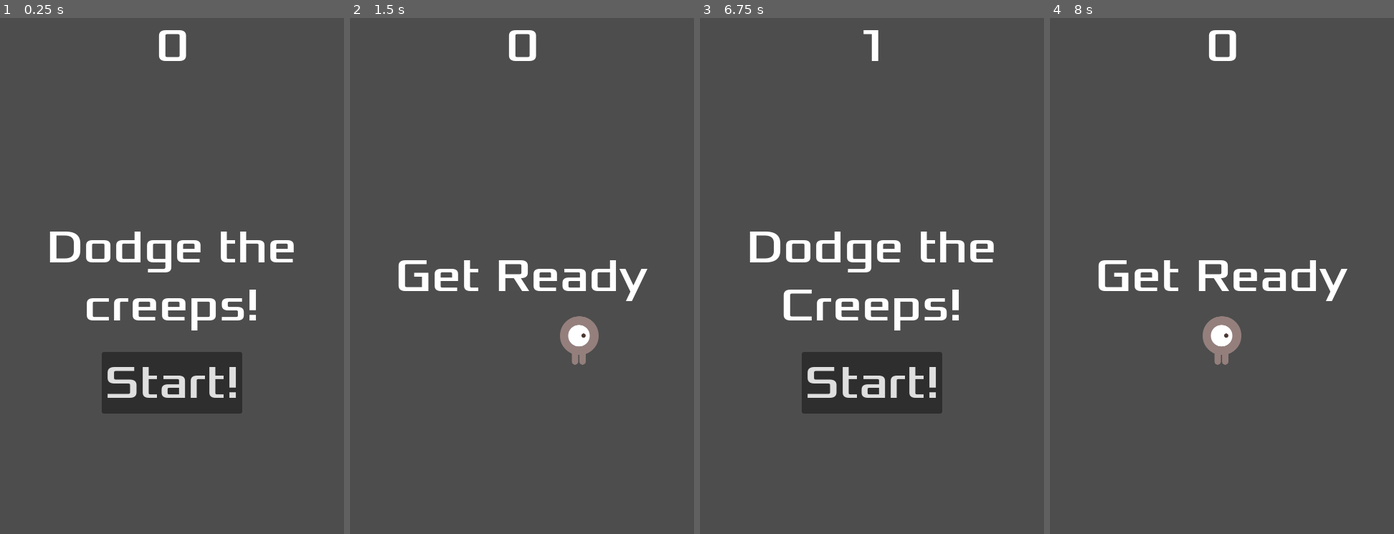
Above: before the commit, frames 1-4 (left to right).
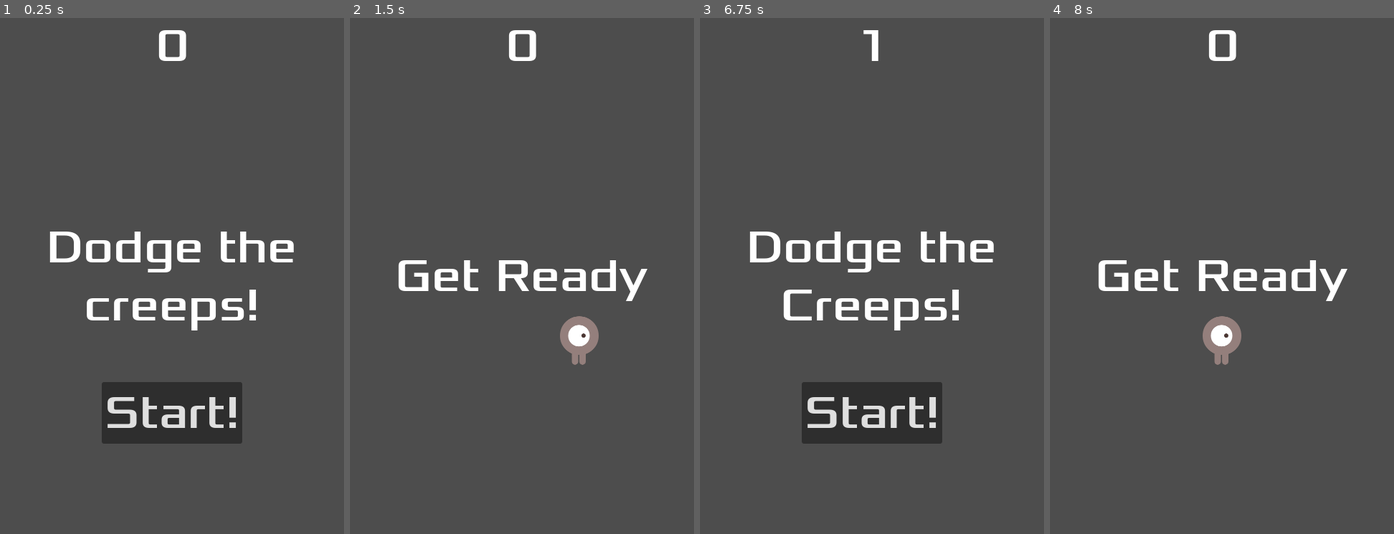
Above: after the commit, the same moments.

Repository: NicolasGarric/first-game-from-godot
Game: Godot game, scene res://main.tscn
Same seed, same stepped clock (60 frames per second), same inputs: the game is played once before the commit and once after it.
Inputs:
- Up to frame 1 (0.25 s): no input
- Up to frame 2 (1.5 s): click "Start!" at 0.5 s; tap Enter at 1.25 s; hold D (move_right) from 1.28 s (still down)
- Up to frame 3 (6.75 s): release D (move_right) at 2.03 s; hold S (move_down) 2.03-2.78 s; hold D (move_right) 2.78-3.53 s; hold W (move_up) 3.53-4.28 s; hold A (move_left) 4.28-5.78 s; tap Space at 5 s; hold S (move_down) 5.78-6.53 s; tap Enter at 6.5 s; hold D (move_right) from 6.53 s (still down)
- Up to frame 4 (8 s): release D (move_right) at 7.25 s; click "Start!" at 7.25 s

The runs differ from the first frame. In frame 1, 5.7% of the frame differs, in the area x 29-71%, y 64-83%; in frame 2, nothing differs; in frame 3, 5.7%; in frame 4, nothing differs.

Commit message:
Space button added to start the game

Diff:
--- a/hud.tscn
+++ b/hud.tscn
@@ -1,7 +1,13 @@
-[gd_scene load_steps=3 format=3 uid="uid://bgl3qkgw3drr"]
+[gd_scene load_steps=5 format=3 uid="uid://bgl3qkgw3drr"]
 
 [ext_resource type="Script" path="res://hud.gd" id="1_12jmw"]
 [ext_resource type="FontFile" uid="uid://cref7iyeavtap" path="res://dodge_the_creeps_2d_assets/fonts/Xolonium-Regular.ttf" id="1_bheq3"]
+
+[sub_resource type="InputEventAction" id="InputEventAction_6jfcn"]
+action = &"start_game"
+
+[sub_resource type="Shortcut" id="Shortcut_vgsco"]
+events = [SubResource("InputEventAction_6jfcn")]
 
 [node name="HUD" type="CanvasLayer"]
 script = ExtResource("1_12jmw")
@@ -47,13 +53,16 @@
 anchor_right = 0.5
 anchor_bottom = 1.0
 offset_left = -98.0
-offset_top = -254.0
+offset_top = -212.0
 offset_right = 98.0
-offset_bottom = -168.0
+offset_bottom = -126.0
 grow_horizontal = 2
 grow_vertical = 0
+size_flags_horizontal = 4
+size_flags_vertical = 4
 theme_override_fonts/font = ExtResource("1_bheq3")
 theme_override_font_sizes/font_size = 64
+shortcut = SubResource("Shortcut_vgsco")
 text = "Start!"
 
 [node name="MessageTimer" type="Timer" parent="."]
--- a/project.godot
+++ b/project.godot
@@ -43,6 +43,11 @@
 "events": [Object(InputEventKey,"resource_local_to_scene":false,"resource_name":"","device":-1,"window_id":0,"alt_press …(192 unchanged characters)…
 ]
 }
+start_game={
+"deadzone": 0.5,
+"events": [Object(InputEventKey,"resource_local_to_scene":false,"resource_name":"","device":-1,"window_id":0,"alt_pressed":false,"shift_pressed":false,"ctrl_pressed":false,"meta_pressed":false,"pressed":false,"keycode":0,"physical_keycode":32,"key_label":0,"unicode":32,"location":0,"echo":false,"script":null)
+]
+}
 
 [rendering]
 
